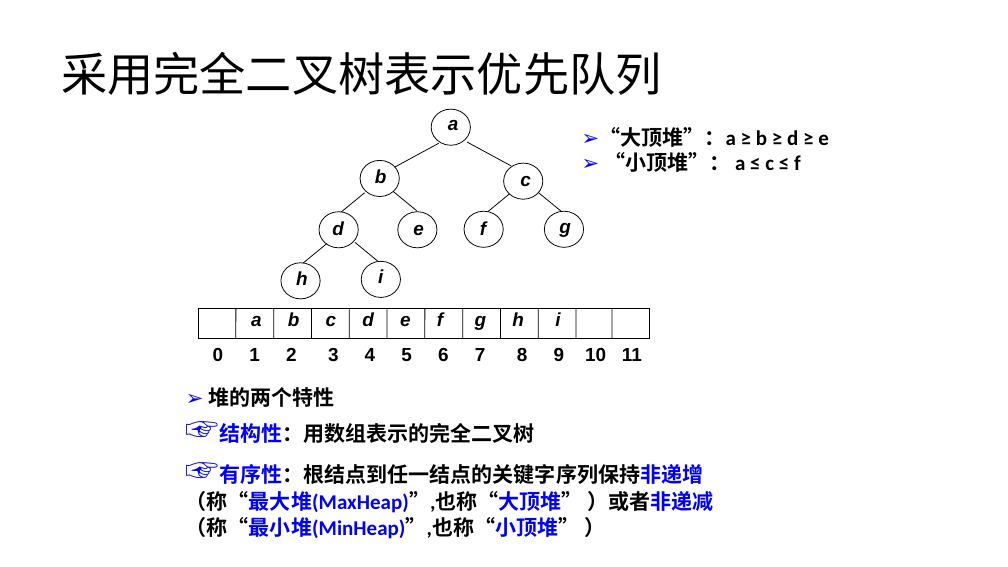
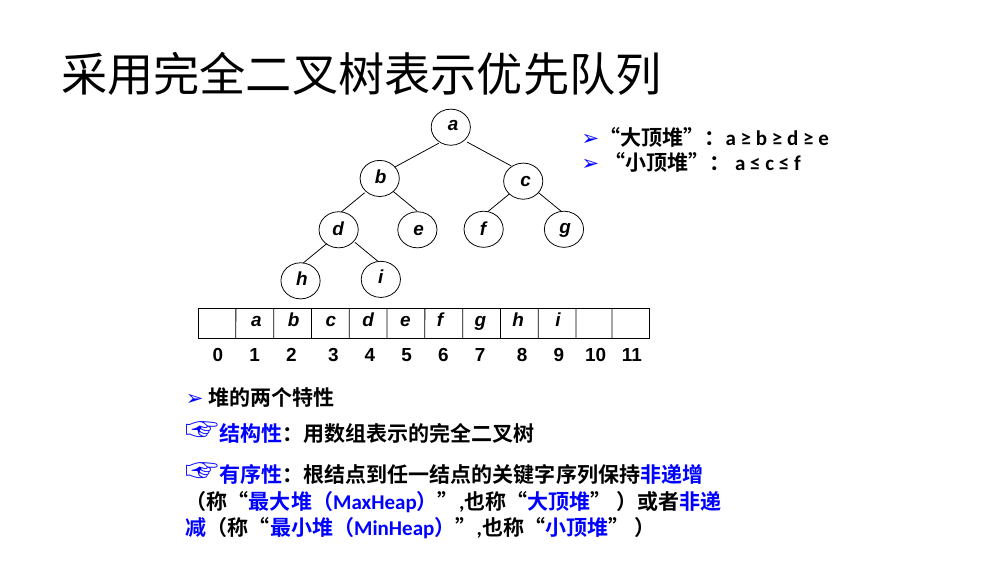
Before and after one commit to lezhang-thu/data-structure, a slide deck: slide 3 of 2022秋季-数据结构-第4章-树c.pptx. Drawn at 1008x567 pixels with LibreOffice and Linux fonts; fonts in the diff are those of the drawing. Boxes give left, top, right and bottom in pixels: in the first picture for what was removed or moved away, otherwise in the second. Text is boxed around its words. In the diff, an @@ line names an element or a change of style, - is before the commit and + after.

```diff
--- a/2022秋季-数据结构-第4章-树c.pptx
+++ b/2022秋季-数据结构-第4章-树c.pptx
@@ text at <box>186,464,721,539</box>: text changed @@
-☞有序性：根结点到任一结点的关键字序列保持非递增（称“最大堆(MaxHeap)”,也称“大顶堆” ）或者非递减（称“最小堆(MinHeap)”,也称“小顶堆” ）
+☞有序性：根结点到任一结点的关键字序列保持非递增（称“最大堆（MaxHeap）”,也称“大顶堆” ）或者非递减（称“最小堆（MinHeap）”,也称“小顶堆” ）
```
Also in this commit, not shown: 4 other slides changed, 3 other files.
